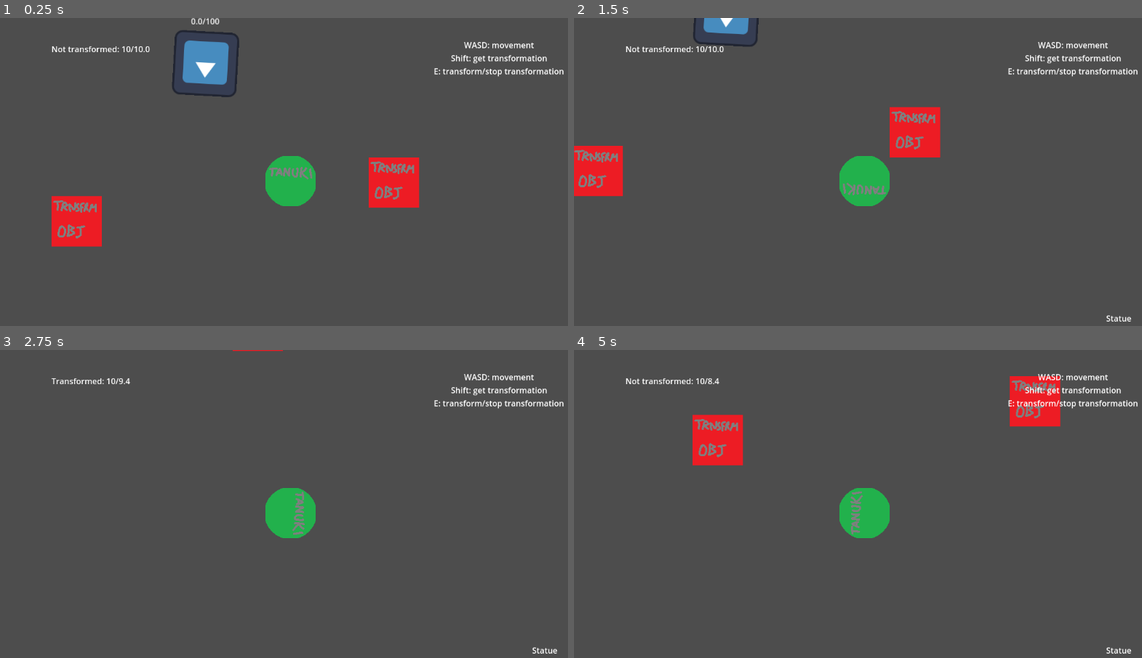
Above: before the commit, frames 1-4 (two rows, left to right).
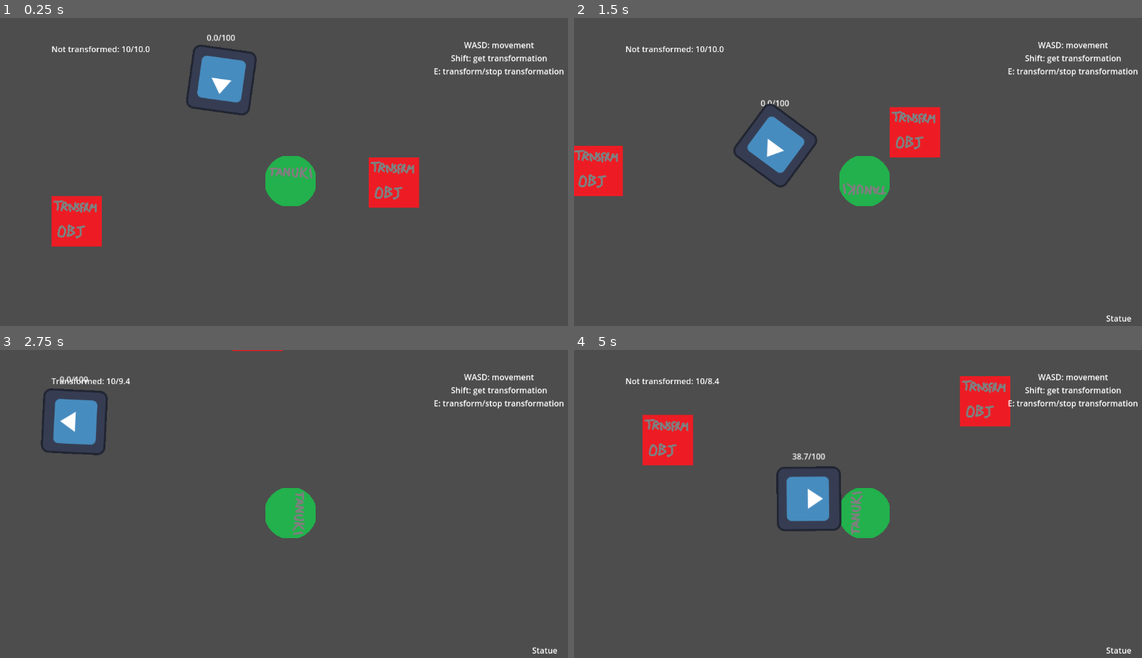
Above: after the commit, the same moments.

Repository: FinalExa/Tanuki
Game: Godot game, scene res://_Scenes/player_transform_test.tscn
Two runs of this game, one before a commit and one after it. Both use one fixed random seed, a clock stepped at 60 frames per second and the inputs below. The engine's default icon, where the game draws it, is replaced by a stand-in: a white triangle on a blue panel in a dark square.
Inputs (mouse positions are in pixels of both pictures, inside the frame that each line leads up to):
- Up to frame 1 (0.25 s): no input
- Up to frame 2 (1.5 s): move the mouse to (994, 165) at 0.52 s; hold D (right) 0.53-1.28 s; click (994, 165) at 0.6 s; move the mouse to (750, 196) at 1.27 s; hold S (down) from 1.28 s (still down); tap Shift (interact) at 1.35 s
- Up to frame 3 (2.75 s): move the mouse to (346, 442) at 2.02 s; release S (down) at 2.03 s; hold D (right) from 2.03 s (still down); tap E (transformation) at 2.1 s
- Up to frame 4 (5 s): move the mouse to (835, 577) at 2.77 s; release D (right) at 2.78 s; hold W (up) 2.78-3.53 s; click (835, 577) at 2.85 s; move the mouse to (1039, 562) at 3.52 s; hold A (left) from 3.53 s (still down); tap Shift (interact) at 3.6 s; move the mouse to (687, 463) at 4.27 s; tap E (transformation) at 4.35 s

The runs differ from the first frame. In frame 1, 2.0% of the frame differs, in the area x 30-46%, y 0-32%; in frame 2, 2.0%; in frame 3, 1.5%; in frame 4, 7.3%, in the area x 12-86%, y 8-59%.

Commit message:
New navmesh working!!

Diff:
--- a/Enemies/Scripts/GuardMovement.gd
+++ b/Enemies/Scripts/GuardMovement.gd
@@ -16,8 +16,6 @@
 var target: Node2D
 var locationTarget: Vector2
 var locationTargetEnabled: bool
-var readyToMove: bool
-var locationReached: bool
 var lastPosition: Vector2
 
 func _ready():
@@ -38,13 +36,10 @@
 	guardPatrol.set_current_patrol_routine()
 
 func _update_navigation_path(start_position, end_position):
-	if (end_position != lastPosition):
-		path = NavigationServer2D.map_get_path(map, start_position, end_position, true)
-		path.remove_at(0)
-		lastPosition = end_position
-		set_process(true)
-	else:
-		set_process(false)
+	path = NavigationServer2D.map_get_path(map, start_position, end_position, true)
+	path.remove_at(0)
+	lastPosition = end_position
+	set_process(true)
 
 func _process(delta):
 	if((target != null || locationTargetEnabled == true)):
@@ -67,17 +62,18 @@
 		path.remove_at(0)
 	bodyRef.position = last_point
 	emit_signal("reached_destination")
-	set_process(false)
 
 func set_new_target(newTarget):
 	target = newTarget
 	locationTarget = Vector2.ZERO
 	locationTargetEnabled = false
+	navigation()
 
 func set_location_target(locTarget: Vector2):
 	locationTarget = locTarget
 	target = null
 	locationTargetEnabled = true
+	navigation()
 
 func navigation():
 	if(target != null):
--- a/_Scenes/player_transform_test.tscn
+++ b/_Scenes/player_transform_test.tscn
@@ -6,9 +6,9 @@
 [ext_resource type="PackedScene" uid="uid://b5orbkqm40yjl" path="res://Level/Detection/local_allowed_items.tscn" id="4_u1lvf"]
 
 [sub_resource type="NavigationPolygon" id="NavigationPolygon_71oav"]
-vertices = PackedVector2Array(1408, 1928, -1728, 1928, -1728, -1344, 1408, -1344)
-polygons = Array[PackedInt32Array]([PackedInt32Array(0, 1, 2, 2, 3)])
-outlines = Array[PackedVector2Array]([PackedVector2Array(1408, -1344, -1728, -1344, -1728, -1344, -1728, 1928, 1408, 1928)])
+vertices = PackedVector2Array(-64, 184, 1888, 1536, -2224, 1896, -536, 232, -2320, -2272, -560, -40, 2120, -1840, -80, -128)
+polygons = Array[PackedInt32Array]([PackedInt32Array(0, 1, 2, 3), PackedInt32Array(3, 2, 4, 5), PackedInt32Array(5, 4, 6, 7), PackedInt32Array(7, 6, 1, 0)])
+outlines = Array[PackedVector2Array]([PackedVector2Array(-560, -40, -80, -128, -64, 184, -536, 232), PackedVector2Array(-2224, 1896, -2320, -2272, 2120, -1840, 1888, 1536)])
 
 [node name="PlayerTransformTest" type="Node2D"]
 
@@ -33,6 +33,7 @@
 lookActions = Array[int]([1, 2])
 
 [node name="NavigationRegion2D" type="NavigationRegion2D" parent="."]
+position = Vector2(0, -24)
 navigation_polygon = SubResource("NavigationPolygon_71oav")
 
 [node name="FirstCheckPoint" type="Node2D" parent="."]
